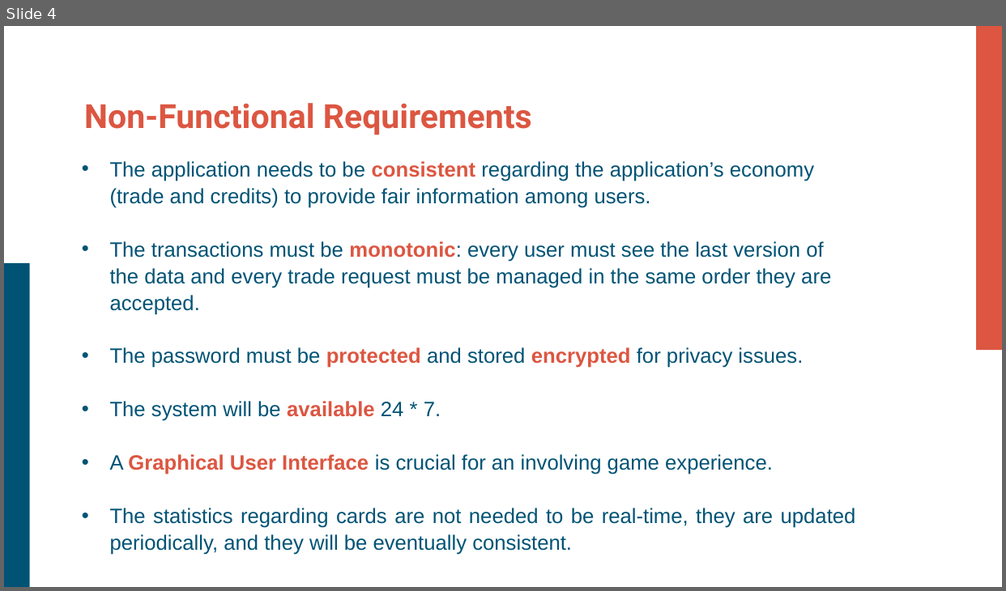
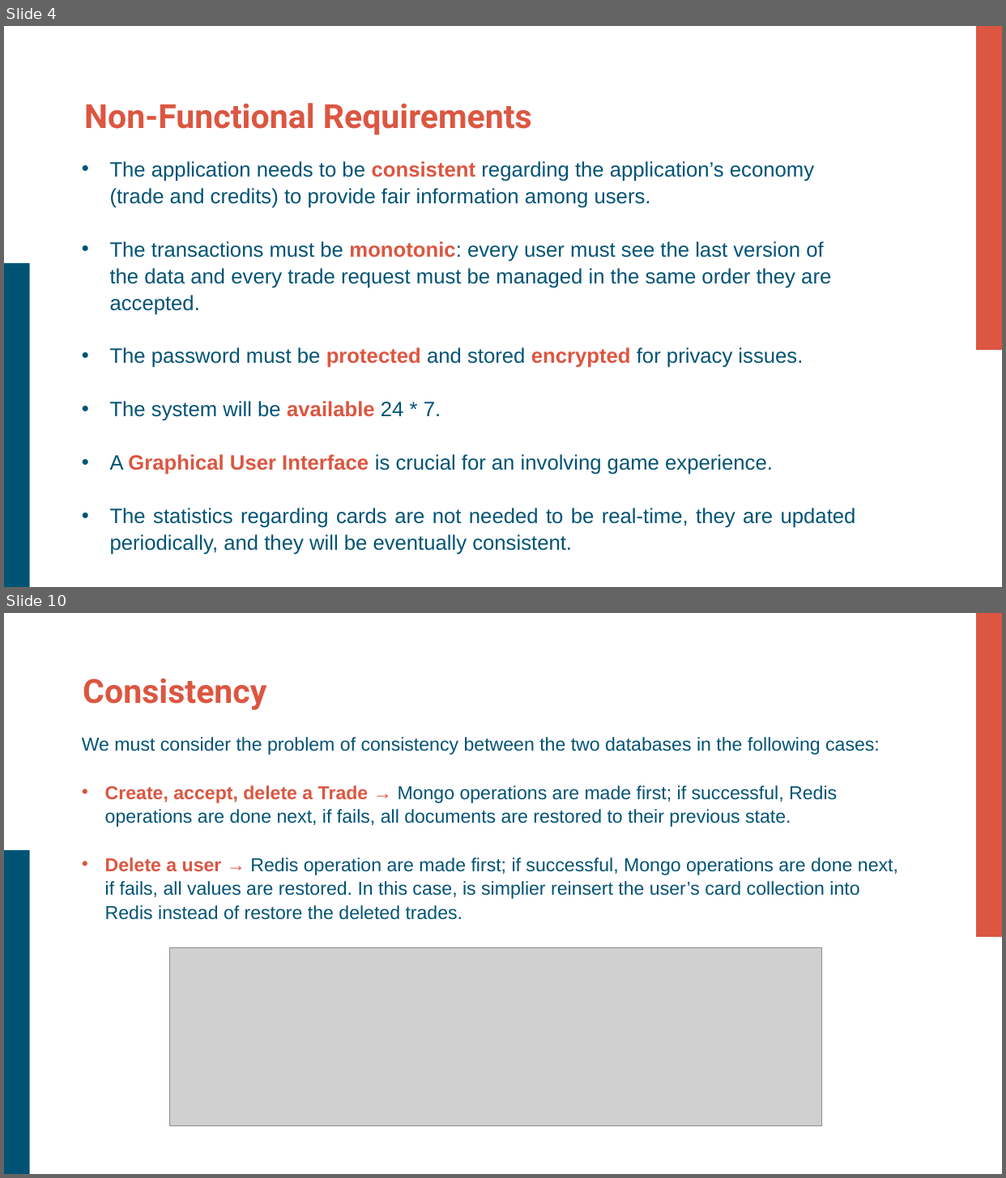
Before and after one commit to Plaza99/FantaManager, a slide deck: FantaManager-Presentation.pptx. Shown one above the other, each under a label of ours: slide 4 before the commit, slides 4 and 10 after it; the slides between them are not shown. The pictures are 1006x591 and 1006x1178 pixels, drawn with LibreOffice and Linux fonts; fonts in the diff are those of the drawing; grey boxes stand for pictures. Boxes give left, top, right and bottom in pixels: in the first picture for what was removed or moved away, otherwise in the second. Text is boxed around its words. In the diff, an @@ line names an element or a change of style, - is before the commit and + after.

```diff
--- a/FantaManager-Presentation.pptx
+++ b/FantaManager-Presentation.pptx
@@ slide 10 added at bbox=[4, 613, 1002, 1174], background #FFFFFF; not listed: 2 template elements that a slide beside it also shows @@
@@ title added at bbox=[83, 678, 266, 710], 32 pt, text #DC5641, bold @@
+Consistency
@@ text added at bbox=[82, 737, 898, 920], 18 pt, text #005375 @@
+We must consider the problem of consistency between the two databases in the following cases:
+• Create, accept, delete a Trade → Mongo operations are made first; if successful, Redis operations are done next, if fails, all documents are restored to their previous state.
+• Delete a user → Redis operation are made first; if successful, Mongo operations are done next, if fails, all values are restored. In this case, is simplier reinsert the user’s card collection into Redis instead of restore the deleted trades.
@@ picture added at bbox=[170, 948, 822, 1127] @@
```
Also in this commit, not shown: 5 slides changed, 6 other slides added, 2 slides removed.
